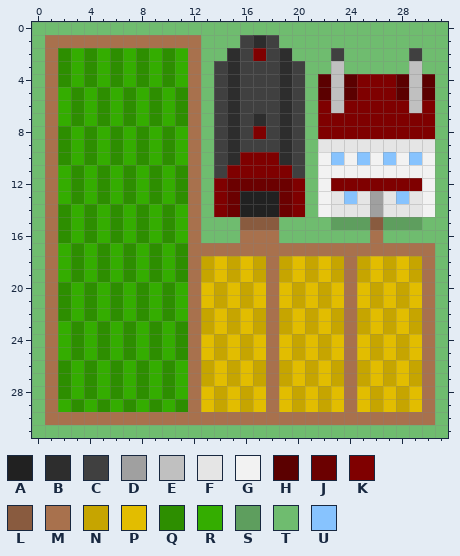
One commit to this pixel-art sprite: Python Game/data/images/Industrial/Farm.png. That is the earlier state.
The file is 32x32 pixels. Colours within 5 levels of each other are drawn and written as one.
Palette (. is transparent): A #212121  B #2d2d2d  C #404040  D #a0a0a0  E #c0c0c0  F #e5e5e5  G #f2f2f2  H #5b0000  J #6b0000  K #7f0000  L #895b3f  M #a8714d  N #c6a500  P #e2bd00  Q #2d8e00  R #34ad00  S #5e9e5e  T #6fbc6f  U #87c3fe
Pixels before, first column x 0:
 0 TTTTTTTTTTTTTTTTTTTTTTTTTTTTTTTT
 1 TMMMMMMMMMMMMTTTCBCTTTTTTTTTTTTT
 2 TMQRQRQRQRQRMTTBCKCBTTTCTTTTTCTT
 3 TMQRQRQRQRQRMTCBCCCBCTTETTTTTETT
 4 TMQRQRQRQRQRMTCBCCCBCTHEHKKKHEHT
 5 TMRQRQRQRQRQMTCBCCCBCTHEHKKKHEHT
 6 TMRQRQRQRQRQMTCBCCCBCTKEKKKKKEKT
 7 TMRQRQRQRQRQMTCBCBCBCTKKKKKKKKKT
 8 TMQRQRQRQRQRMTCBCKCBCTKKKKKKKKKT
 9 TMQRQRQRQRQRMTCBCCCBCTFFFFFFFFFT
10 TMQRQRQRQRQRMTCBKKKBCTGUGUGUGUGT
11 TMRQRQRQRQRQMTCKKKKKCTGGGGGGGGGT
12 TMRQRQRQRQRQMTKJJJJJKTGKKKKKKKGT
13 TMRQRQRQRQRQMTKJAAAJKTGFUFDFUFGT
14 TMQRQRQRQRQRMTKJAAAJKTGFFFDFFFGT
15 TMQRQRQRQRQRMTTTLLLTTTTSSSLSSSTT
16 TMQRQRQRQRQRMTTTMMMTTTTTTTMTTTTT
17 TMRQRQRQRQRQMMMMMMMMMMMMMMMMMMMT
18 TMRQRQRQRQRQMNPNPNMNPNPNMNPNPNMT
19 TMRQRQRQRQRQMNPNPNMNPNPNMNPNPNMT
20 TMQRQRQRQRQRMPNPNPMPNPNPMPNPNPMT
21 TMQRQRQRQRQRMPNPNPMPNPNPMPNPNPMT
22 TMQRQRQRQRQRMNPNPNMNPNPNMNPNPNMT
23 TMRQRQRQRQRQMNPNPNMNPNPNMNPNPNMT
24 TMRQRQRQRQRQMPNPNPMPNPNPMPNPNPMT
25 TMRQRQRQRQRQMPNPNPMPNPNPMPNPNPMT
26 TMQRQRQRQRQRMNPNPNMNPNPNMNPNPNMT
27 TMQRQRQRQRQRMNPNPNMNPNPNMNPNPNMT
28 TMQRQRQRQRQRMPNPNPMPNPNPMPNPNPMT
29 TMRQRQRQRQRQMPNPNPMPNPNPMPNPNPMT
30 TMMMMMMMMMMMMMMMMMMMMMMMMMMMMMMT
31 TTTTTTTTTTTTTTTTTTTTTTTTTTTTTTTT
Once edited:
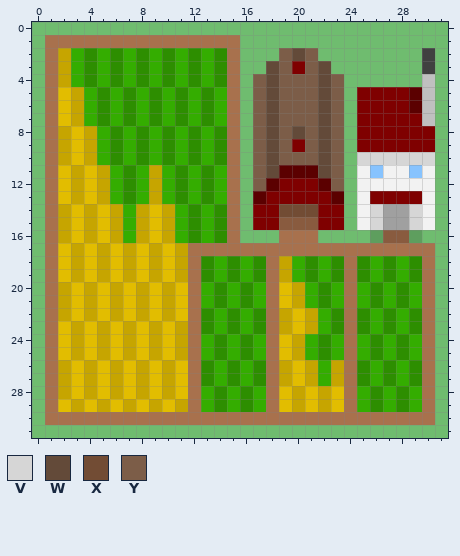
Colours new in this view: V #d6d6d6  W #634a39  X #724c34  Y #7c5d48
The exact change:
Changed rows in their new state; - is an unchanged pixel.
first column x 2:
 1 -----------MMMTTT------------
 2 N---------QRQMTTTYWY-T-----TC
 3 N---------QRQMTTWYKYWT-----TC
 4 N---------QRQMTYWYYYWYTTTTTTE
 5 PN--------RQRMTYWYYYWYT---KHE
 6 PN--------RQRMTYWYYYWYT----HE
 7 PN--------RQRMTYWYYYWYT-----E
 8 NPN-------QRQMTYWYWYWYT------
 9 NPN-------QRQMTYWYKYWYTKKKKKK
10 NPN-------QRQMTYWYYYWYTVVVVVV
11 PNPN---N--RQRMTYWHHHWYT-U--U-
12 PNPN---N--RQRMTYHK-KHYTGGGGG-
13 PNPN---N--RQRMTHKK-KKHTGKKKK-
14 NPNPN-NPN-QRQMTKKXXXKKTGVDDV-
15 NPNPN-NPN-QRQMTKKLLLKKTGVDDVG
16 NPNPN-NPN-QRQMTTTMMM----SLLS-
17 PNPNPNPNPN-------------------
18 PNPNPNPNPN-QRQRQ--RQRQ-QRQRQ-
19 PNPNPNPNPN-QRQRQ--RQRQ-QRQRQ-
20 NPNPNPNPNP-RQRQR---RQR-RQRQR-
21 NPNPNPNPNP-RQRQR---RQR-RQRQR-
22 NPNPNPNPNP-QRQRQ----RQ-QRQRQ-
23 PNPNPNPNPN-QRQRQ----RQ-QRQRQ-
24 PNPNPNPNPN-RQRQR---RQR-RQRQR-
25 PNPNPNPNPN-RQRQR---RQR-RQRQR-
26 NPNPNPNPNP-QRQRQ----R--QRQRQ-
27 NPNPNPNPNP-QRQRQ----R--QRQRQ-
28 NPNPNPNPNP-RQRQR-------RQRQR-
29 PNPNPNPNPN-RQRQR-------RQRQR-
Boxes around the changes in both pictures, in picture pixels (x1, y1, x2, y2):
changed: (58, 35, 435, 412)
